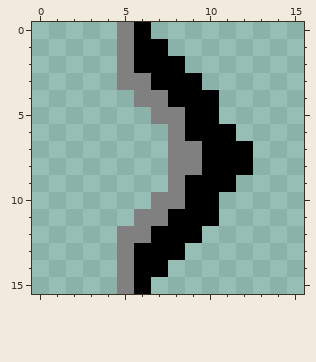
Two states of a pixel-art sprite, crushcolorsaga/assets/select_arrow_right.png. Above is the file before it was changed.
The file is 16x16 pixels. Pixels under 10% opacity are left out.
Once edited:
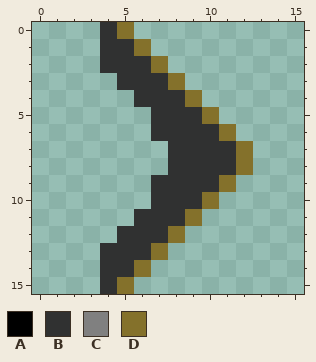
Palette (. is transparent): A #000000  B #303131  C #808080  D #84712b
The edit:
Changed rows in their new state; - is an unchanged pixel.
first column x 4:
 0 BD.------
 1 BBD.-----
 2 BBBD.----
 3 -BBBD.---
 4 --BBBD.--
 5 ---BBBD--
 6 ---BBBBD-
 7 ----BBBBD
 8 ----BBBBD
 9 ---BBBBD-
10 ---BBBD--
11 --BBBD.--
12 -BBBD.---
13 BBBD.----
14 BBD.-----
15 BD.------
